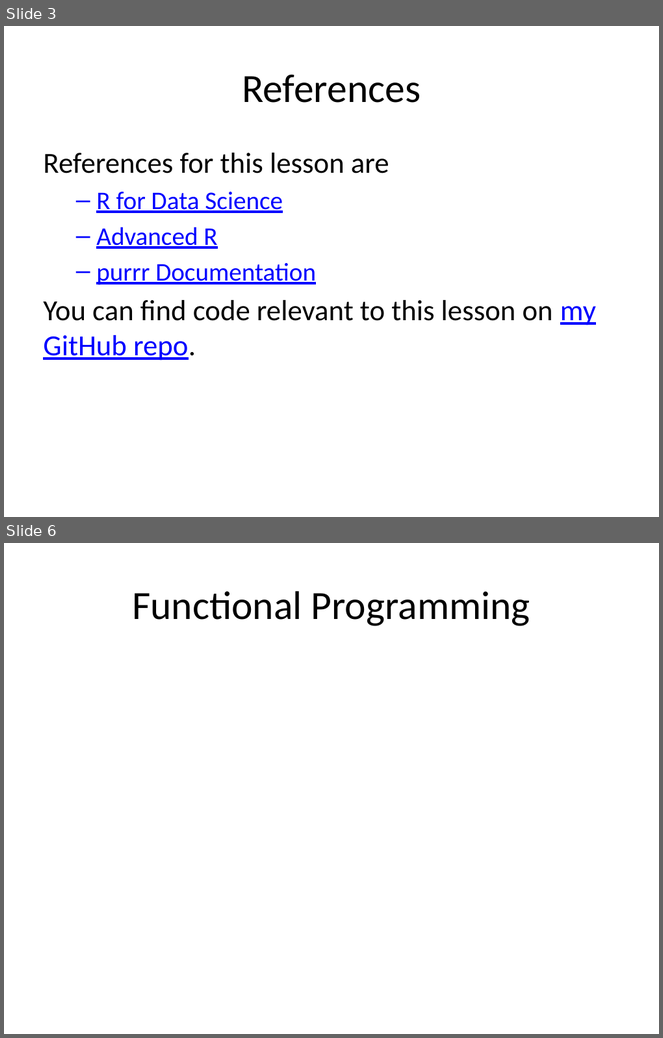
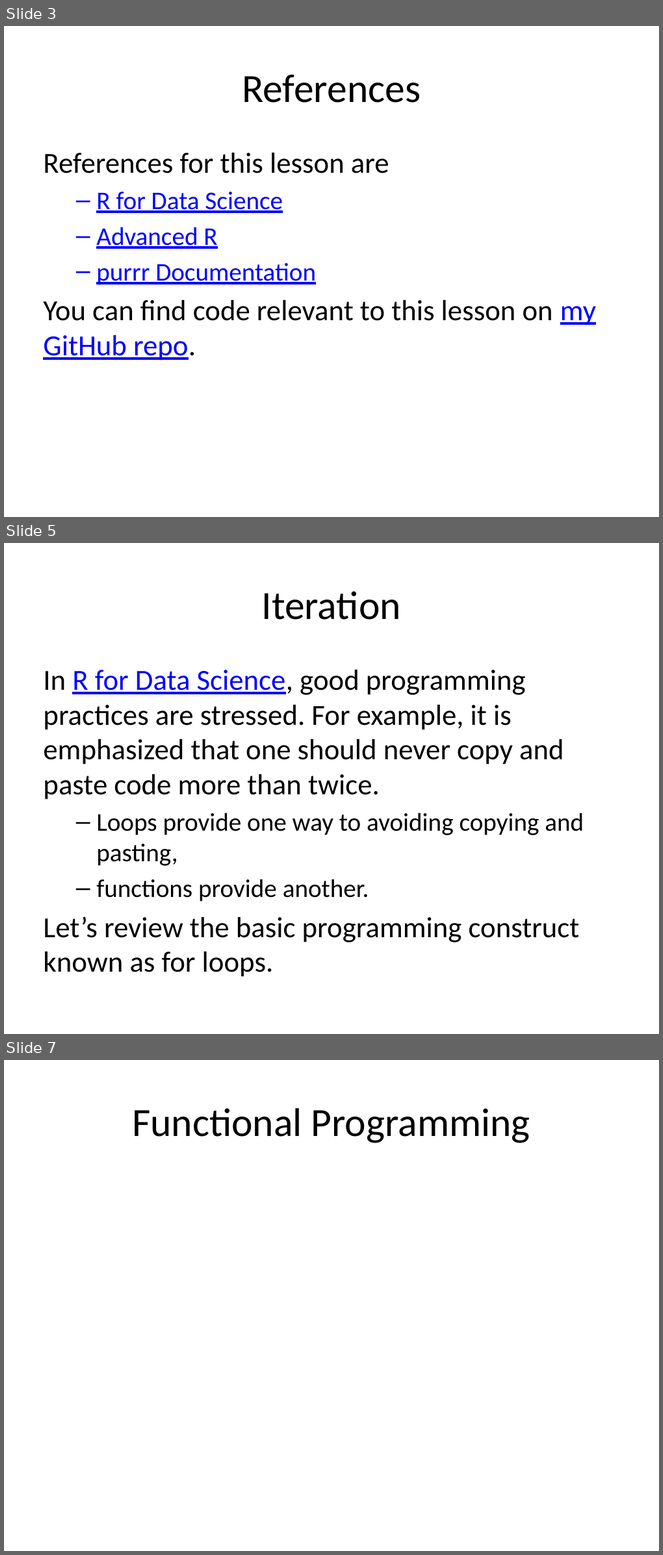
Before and after one commit to jmgraham30/SWBmodules, a slide deck: slides/iteration_with_purrr.pptx. Shown one above the other, each under a label of ours: slides 3 and 6 before the commit, slides 3, 5 and 7 after it; the slides between them are not shown. The pictures are 663x1038 and 663x1555 pixels, drawn with LibreOffice and Linux fonts; fonts in the diff are those of the drawing. Boxes give left, top, right and bottom in pixels: in the first picture for what was removed or moved away, otherwise in the second. Text is boxed around its words. In the diff, an @@ line names an element or a change of style, - is before the commit and + after.

```diff
--- a/slides/iteration_with_purrr.pptx
+++ b/slides/iteration_with_purrr.pptx
@@ slide 5 added at <box>4,543,659,1034</box>, background #FFFFFF @@
@@ title added at <box>262,591,401,620</box>, 44 pt, text #000000 @@
+Iteration
@@ text added at <box>43,670,584,977</box>, 32 pt, text #000000 @@
+In R for Data Science, good programming practices are stressed. For example, it is emphasized that one should never copy and paste code more than twice.
+  – Loops provide one way to avoiding copying and pasting,
+  – functions provide another.
+Let’s review the basic programming construct known as for loops.
@@ what was slide 6 is now slide 7 @@
```
Also in this commit, not shown: 2 slides changed, 1 other slide added, 5 slides removed, 1 other file.
